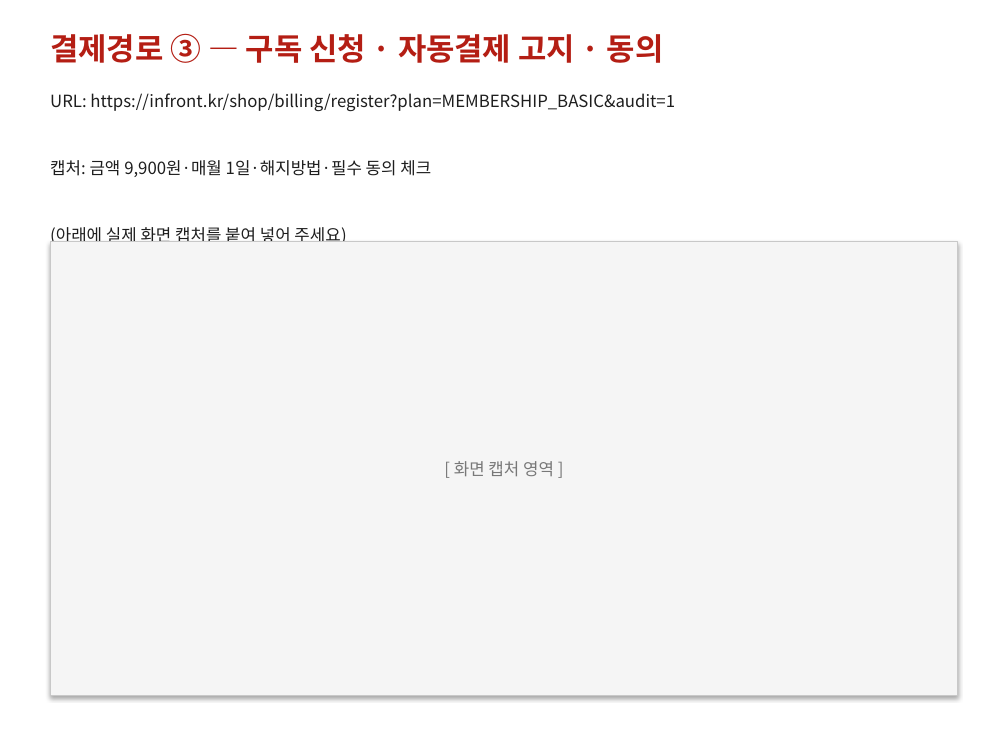
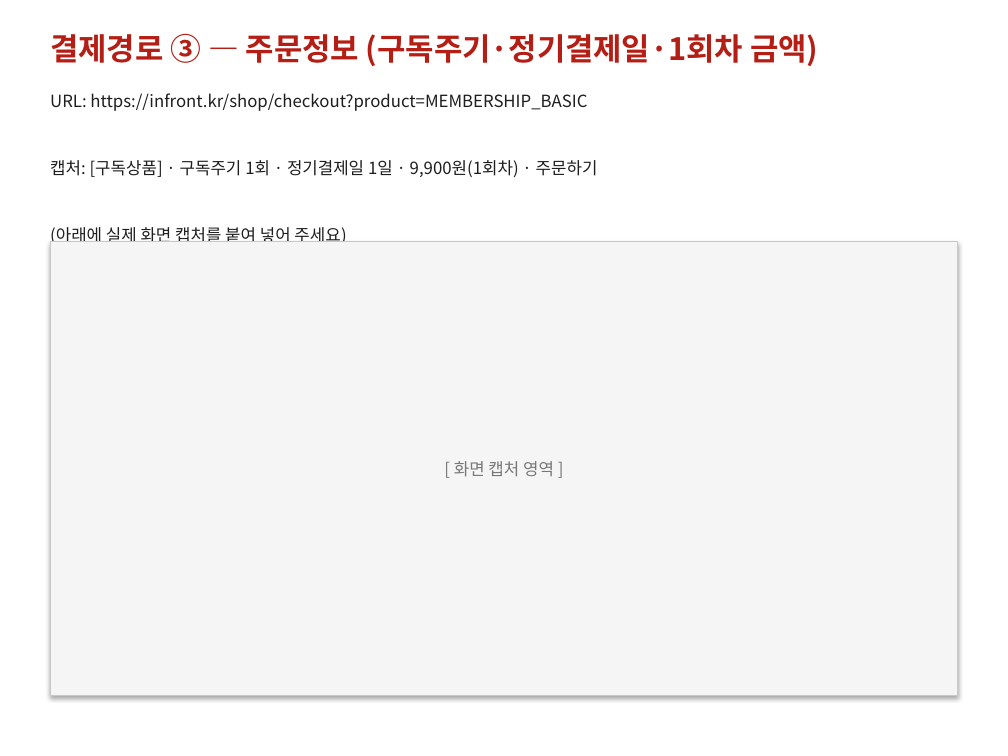
Before and after one commit to sprjihoon/infront, a slide deck: slide 6 of docs/audit-captures/card-billing-audit-infrontbil.pptx. Drawn at 1008x756 pixels with LibreOffice and Linux fonts; fonts in the diff are those of the drawing. Boxes give left, top, right and bottom in pixels: in the first picture for what was removed or moved away, otherwise in the second. Text is boxed around its words. In the diff, an @@ line names an element or a change of style, - is before the commit and + after.

```diff
--- a/docs/audit-captures/card-billing-audit-infrontbil.pptx
+++ b/docs/audit-captures/card-billing-audit-infrontbil.pptx
@@ text at (50,33,818,66): text changed @@
-결제경로 ③ — 구독 신청 · 자동결제 고지 · 동의
+결제경로 ③ — 주문정보 (구독주기·정기결제일·1회차 금액)
@@ text at (50,93,598,177): text changed @@
-URL: https://infront.kr/shop/billing/register?plan=MEMBERSHIP_BASIC&audit=1
-캡처: 금액 9,900원·매월 1일·해지방법·필수 동의 체크
+URL: https://infront.kr/shop/checkout?product=MEMBERSHIP_BASIC
+캡처: [구독상품] · 구독주기 1회 · 정기결제일 1일 · 9,900원(1회차) · 주문하기
```
Also in this commit, not shown: 8 other slides changed, 10 other files.
